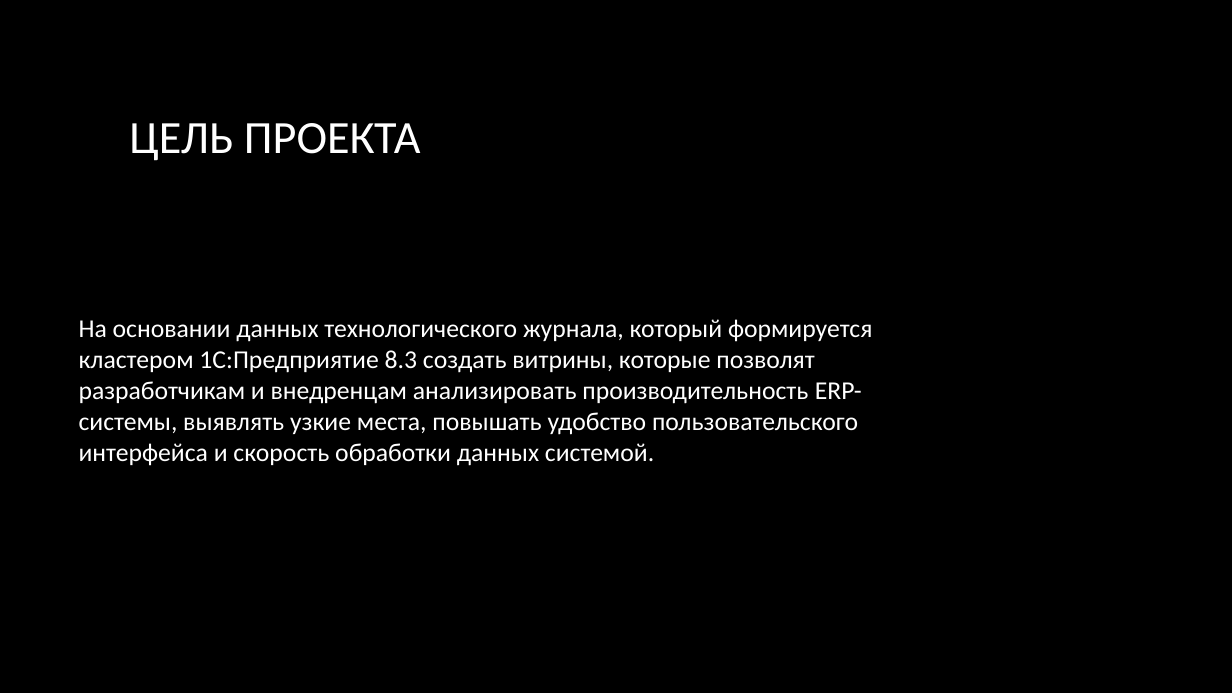
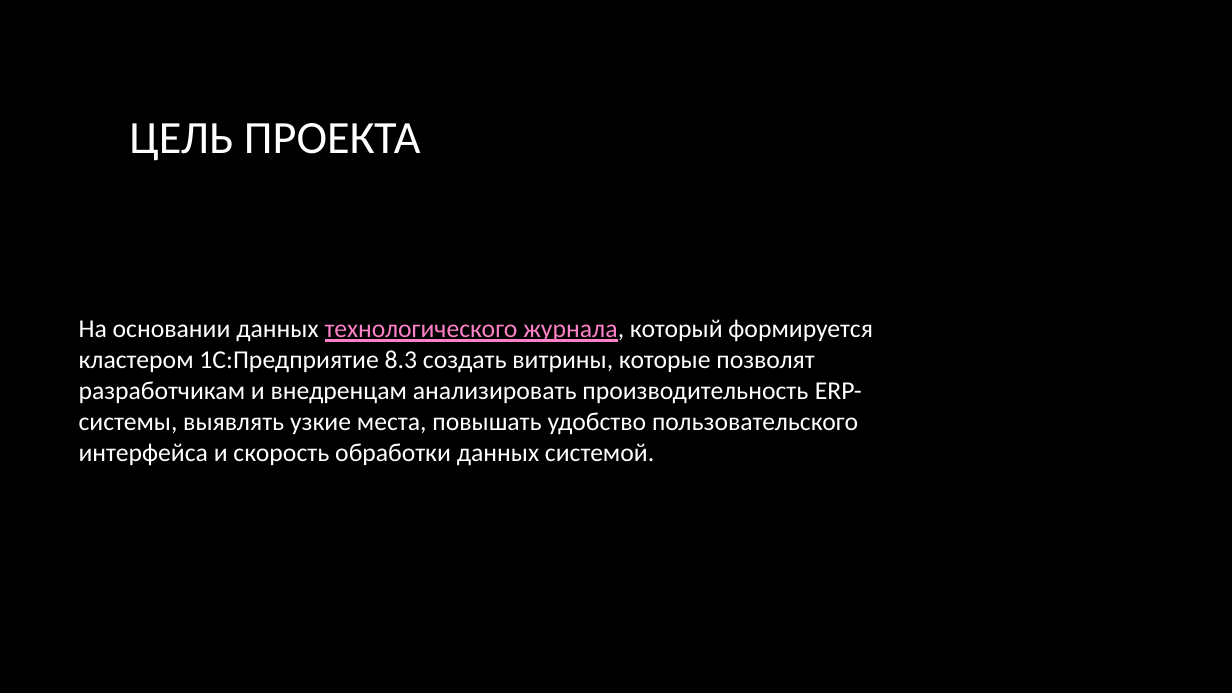
Before and after one commit to cloud65/erplog, a slide deck: slide 2 of doc/Презентация.pptx. Drawn at 1232x693 pixels with LibreOffice and Linux fonts; fonts in the diff are those of the drawing; background and template pictures are left out. Boxes give left, top, right and bottom in pixels: in the first picture for what was removed or moved away, otherwise in the second. Text is boxed around its words. In the diff, an @@ line names an element or a change of style, - is before the commit and + after.

Commit message:
20.12.2022 09:37

```diff
--- a/doc/Презентация.pptx
+++ b/doc/Презентация.pptx
@@ text "На основании данных технологического журнала, ..." at <box>79,319,873,466</box>: text colour #FFFFFF to #FE80C7, underline on in "технологического журнала," @@
```
